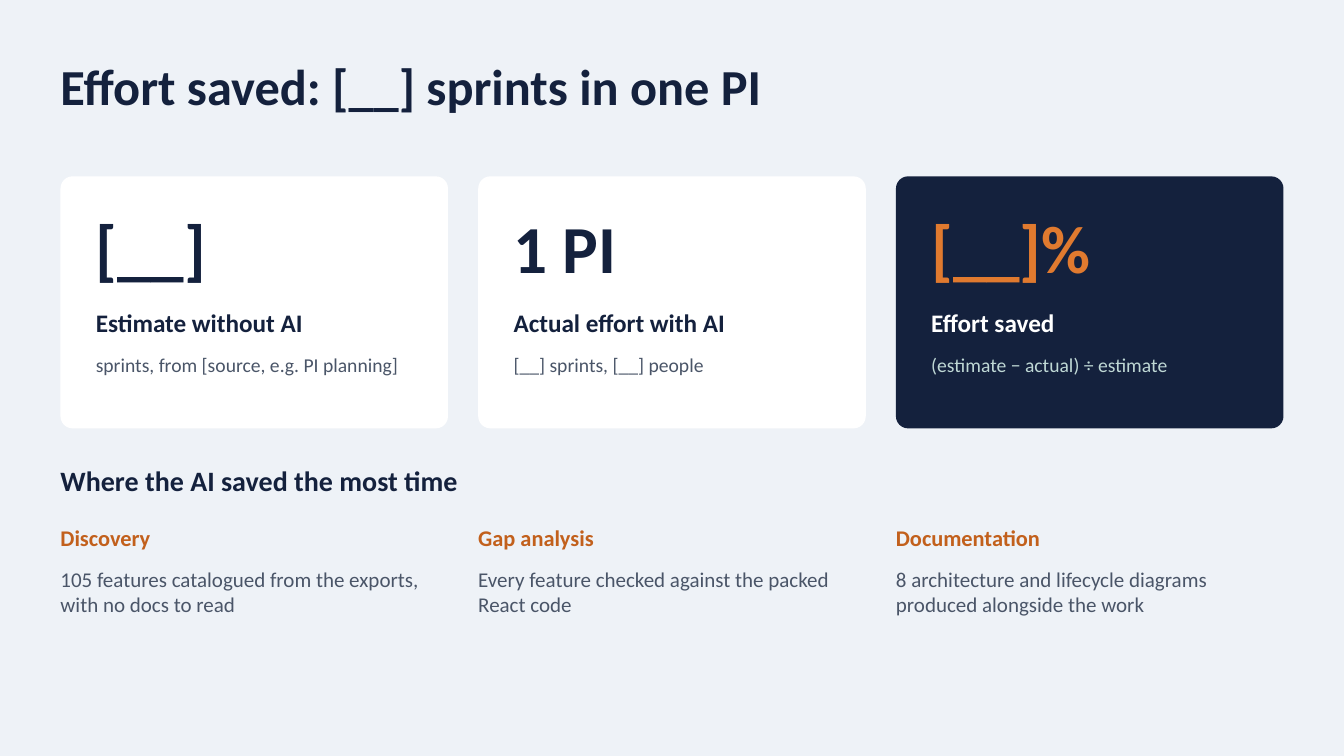
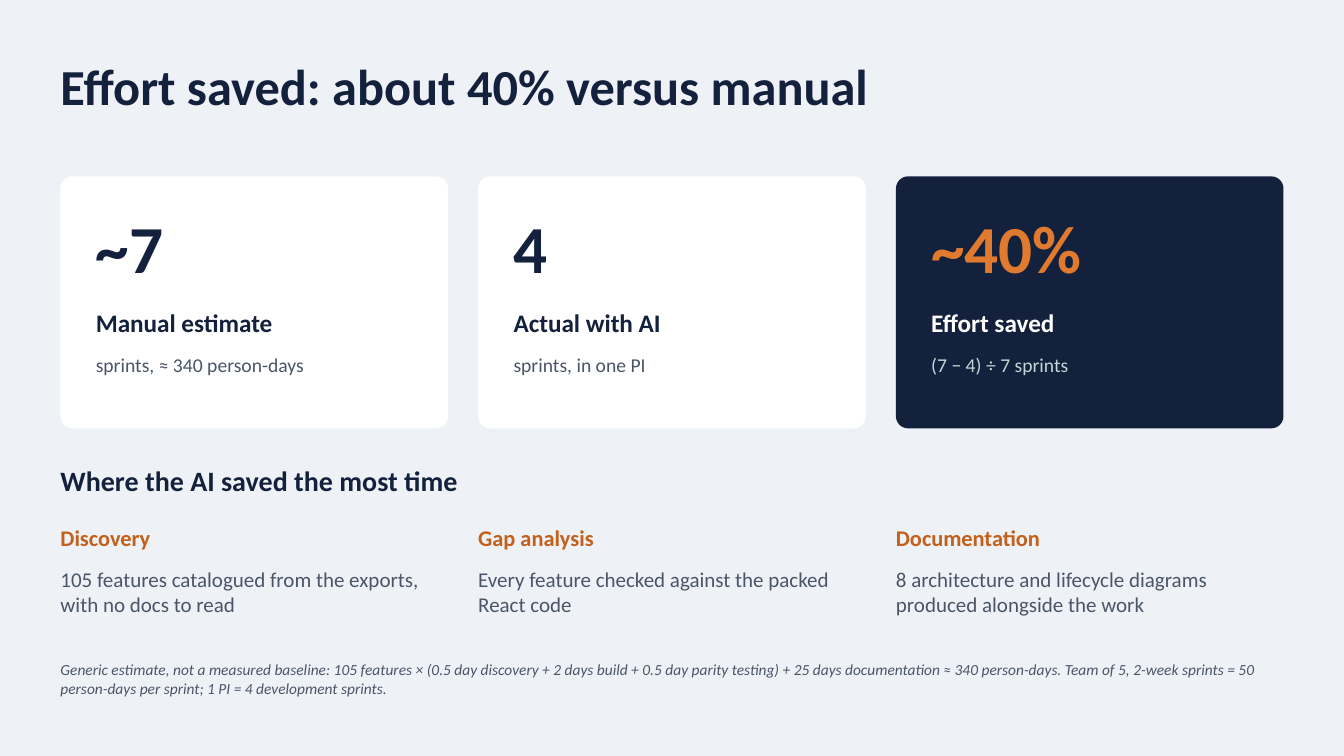
Before and after one commit to nithinram97/archify, a slide deck: slide 5 of erm-migration/docs/ERM-Migration-Jury-Pitch.pptx. Drawn at 1344x756 pixels with LibreOffice and Linux fonts; fonts in the diff are those of the drawing. Boxes give left, top, right and bottom in pixels: in the first picture for what was removed or moved away, otherwise in the second. Text is boxed around its words. In the diff, an @@ line names an element or a change of style, - is before the commit and + after.

```diff
--- a/erm-migration/docs/ERM-Migration-Jury-Pitch.pptx
+++ b/erm-migration/docs/ERM-Migration-Jury-Pitch.pptx
@@ title at [60, 69, 868, 106]: text changed @@
-Effort saved: [__] sprints in one PI
+Effort saved: about 40% versus manual
@@ text at [96, 229, 163, 273]: text changed @@
-[__]
+~7
@@ text at [514, 229, 548, 273]: text changed @@
-1 PI
+4
@@ text at [931, 226, 1081, 274]: text changed @@
-[__]%
+~40%
@@ text at [96, 314, 272, 332]: text changed @@
-Estimate without AI
+Manual estimate
@@ text at [514, 314, 661, 332]: text changed @@
-Actual effort with AI
+Actual with AI
@@ text at [96, 358, 304, 375]: text changed @@
-sprints, from [source, e.g. PI planning]
+sprints, ≈ 340 person-days
@@ text at [514, 358, 646, 375]: text changed @@
-[__] sprints, [__] people
+sprints, in one PI
@@ text at [931, 358, 1069, 375]: text changed @@
-(estimate − actual) ÷ estimate
+(7 − 4) ÷ 7 sprints
@@ text added at [60, 664, 1254, 697], 11 pt, text #4A5568, italic @@
+Generic estimate, not a measured baseline: 105 features × (0.5 day discovery + 2 days build + 0.5 day parity testing) + 25 days documentation ≈ 340 person-days. Team of 5, 2-week sprints = 50 person-days per sprint; 1 PI = 4 development sprints.
```
